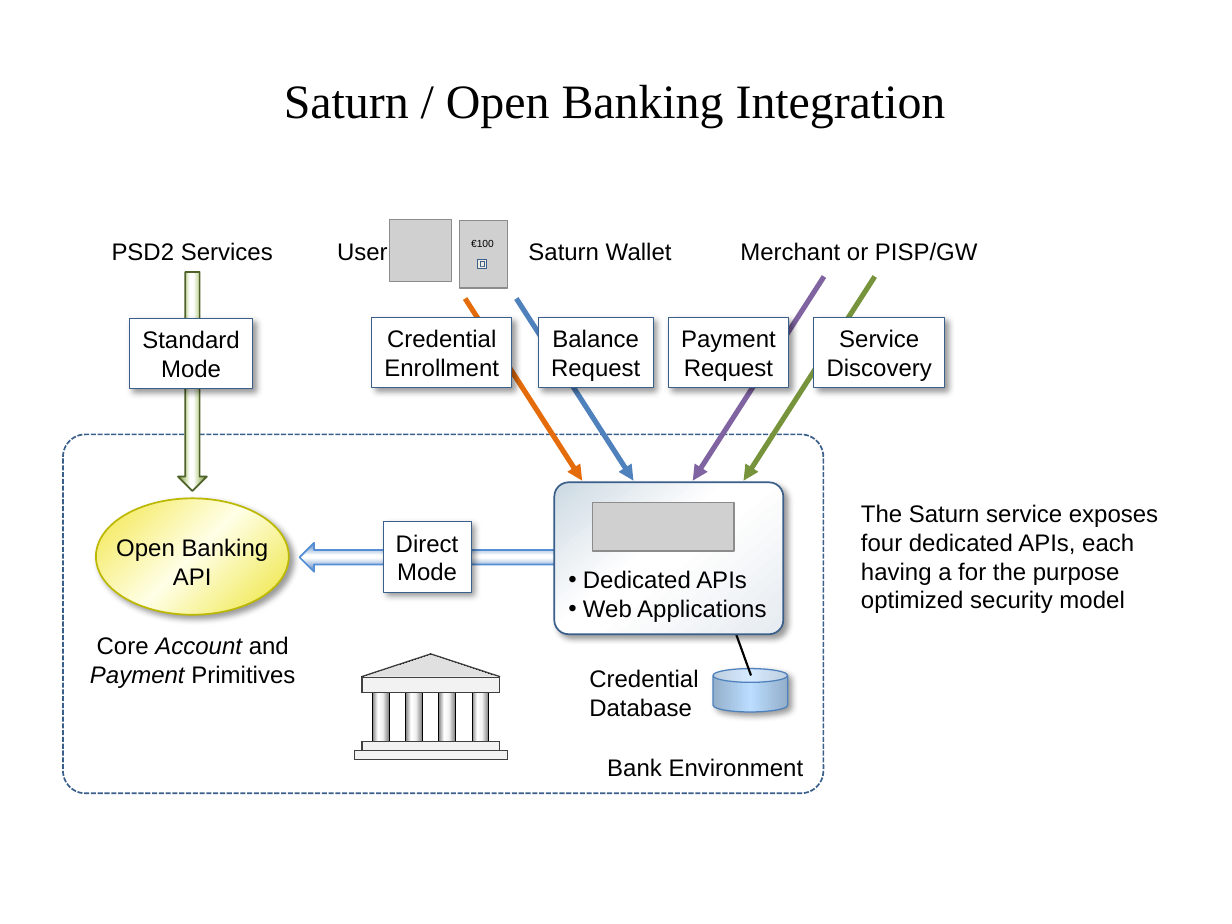
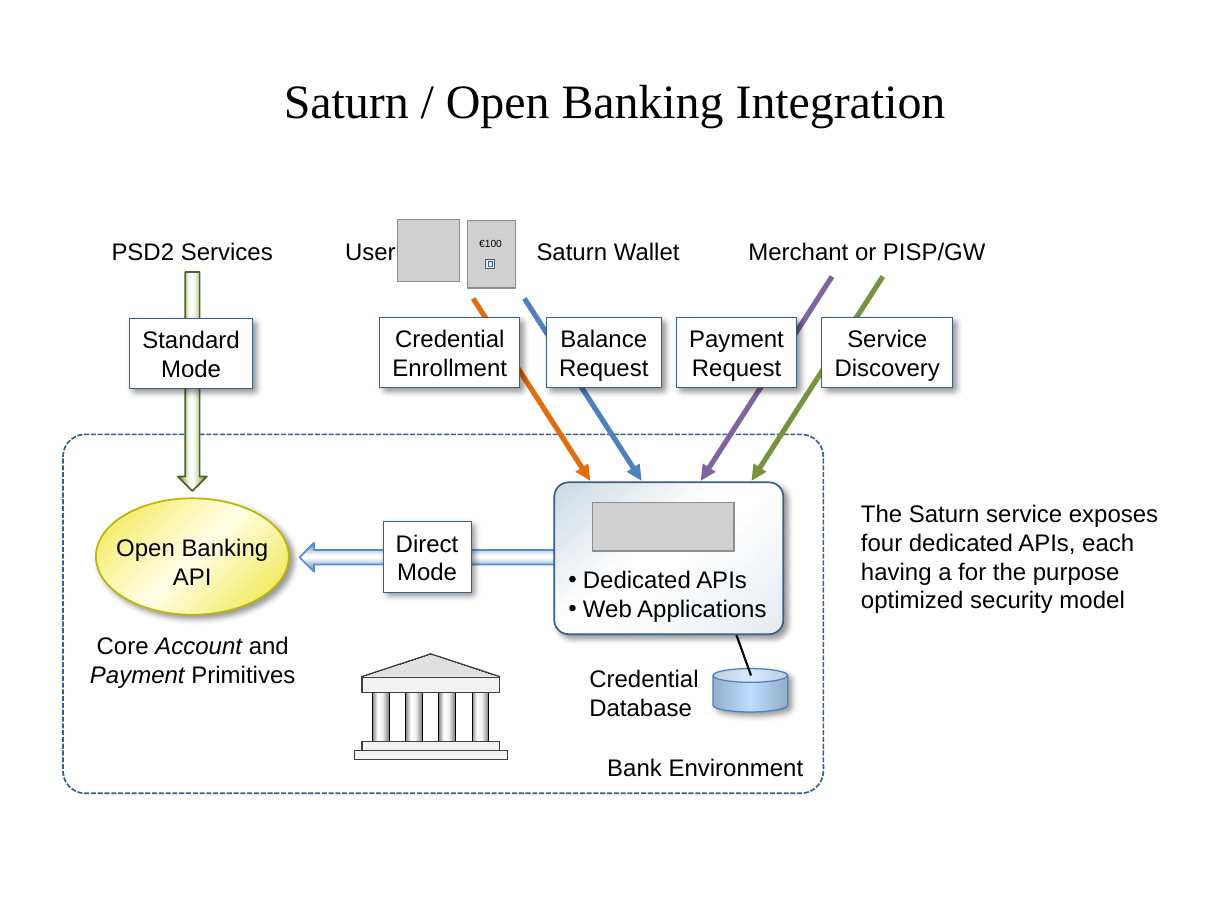
Before and after one commit to cyberphone/doc, a slide deck: slide 1 of payments/saturn-openbanking.pptx. Drawn at 1232x924 pixels with LibreOffice and Linux fonts; fonts in the diff are those of the drawing; grey boxes stand for pictures. Boxes give left, top, right and bottom in pixels: in the first picture for what was removed or moved away, otherwise in the second. Text is boxed around its words. In the diff, an @@ line names an element or a change of style, - is before the commit and + after.

```diff
--- a/payments/saturn-openbanking.pptx
+++ b/payments/saturn-openbanking.pptx
@@ 2 rectangles, 1 picture, 1 text, 1 arrow: place and size @@
-2 rectangles, 1 picture, 1 text, 1 arrow at box(372, 221, 790, 480)
+2 rectangles, 1 picture, 1 text, 1 arrow at box(379, 221, 797, 480)
@@ 4 rectangles, 3 texts, 3 arrows, 1 picture: place and size @@
-4 rectangles, 3 texts, 3 arrows, 1 picture at box(337, 219, 978, 480)
+4 rectangles, 3 texts, 3 arrows, 1 picture at box(345, 219, 986, 480)
```
Also in this commit, not shown: 1 other file.
